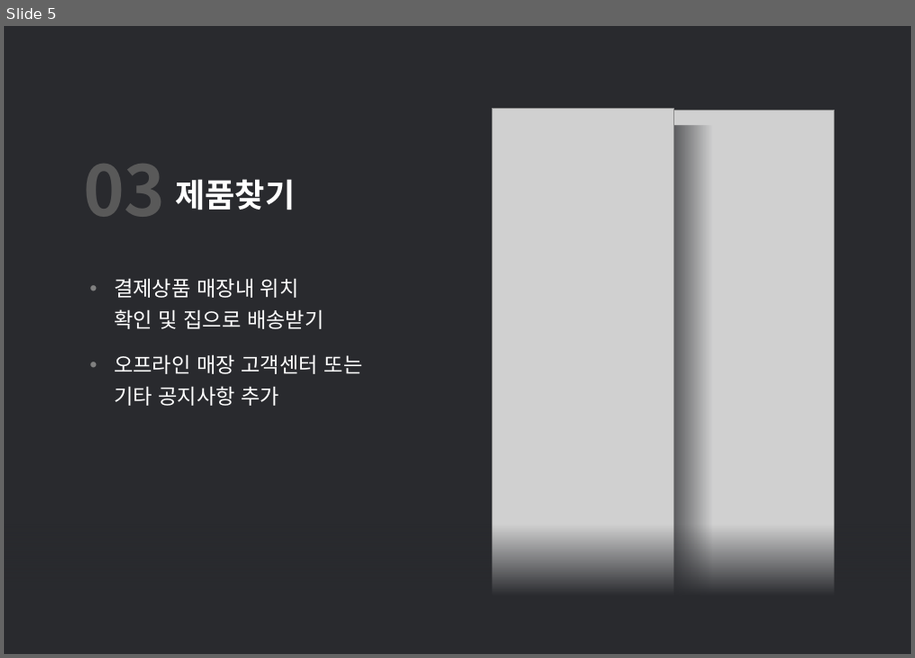
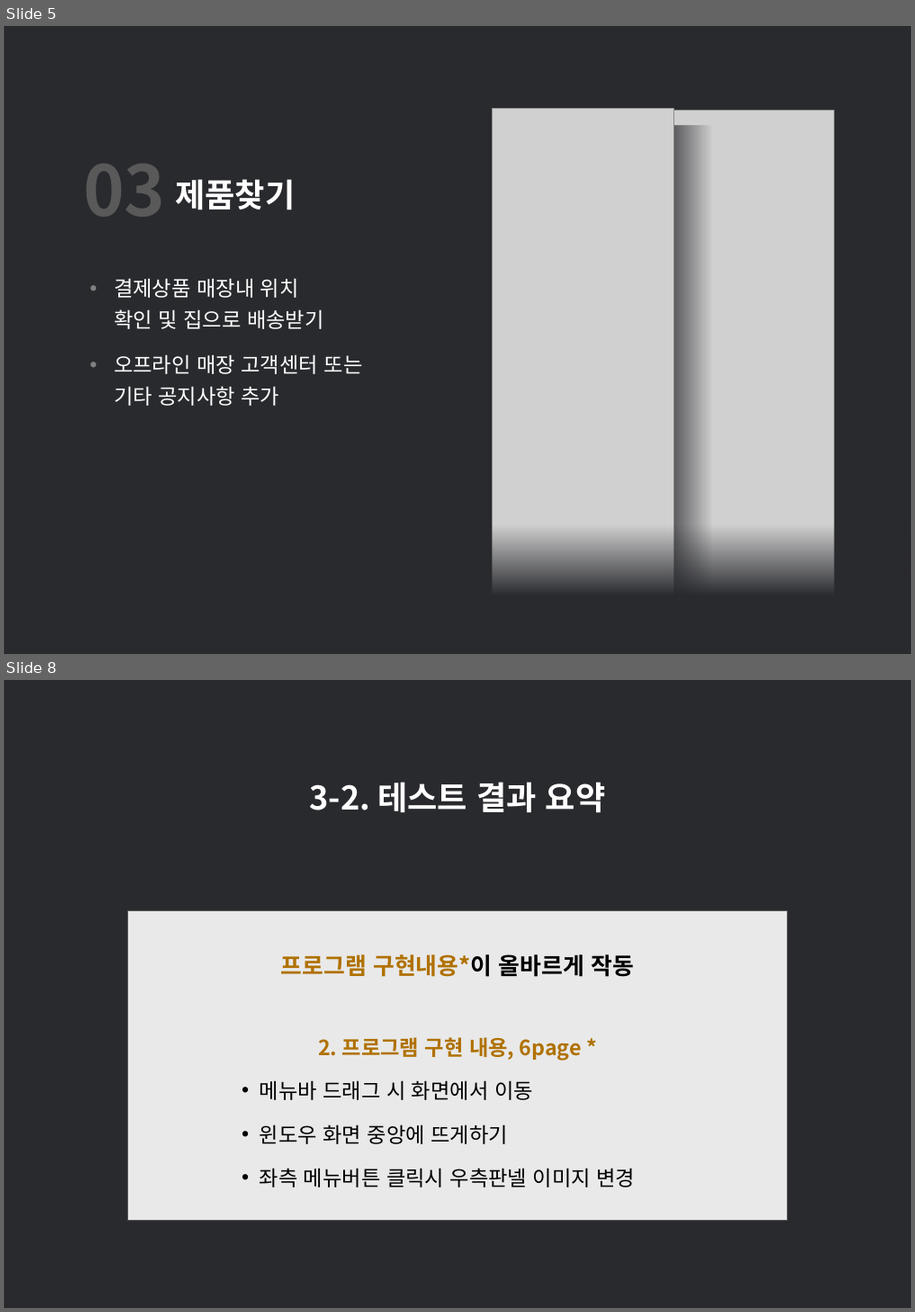
Before and after one commit to jhy0409/jhy0409, a slide deck: 2 vsStudio_P/Reports/201215_EmartIbgu_Kiosk/ppt/이마트 식품코너 입구 키오스크.pptx. Shown one above the other, each under a label of ours: slide 5 before the commit, slides 5 and 8 after it; the slides between them are not shown. The pictures are 915x658 and 915x1312 pixels, drawn with LibreOffice and Linux fonts; fonts in the diff are those of the drawing; grey boxes stand for pictures. Boxes give left, top, right and bottom in pixels: in the first picture for what was removed or moved away, otherwise in the second. Text is boxed around its words. In the diff, an @@ line names an element or a change of style, - is before the commit and + after.

```diff
--- a/2 vsStudio_P/Reports/201215_EmartIbgu_Kiosk/ppt/이마트 식품코너 입구 키오스크.pptx
+++ b/2 vsStudio_P/Reports/201215_EmartIbgu_Kiosk/ppt/이마트 식품코너 입구 키오스크.pptx
@@ slide 8 added at [4,680,911,1308], background #292A2E @@
@@ text added at [310,782,606,813], 28 pt, text #FFFFFF, bold @@
+3-2. 테스트 결과 요약
@@ table added at [128,911,787,1221], 1 rows, 1 columns @@
+프로그램 구현내용*이 올바르게 작동 2. 프로그램 구현 내용, 6page * / 메뉴바 드래그 시 화면에서 이동 / 윈도우 화면 중앙에 뜨게하기 / 좌측 메뉴버튼 클릭시 우측판넬 이미지 변경
```
Also in this commit, not shown: 3 other slides added, 18 other files.
